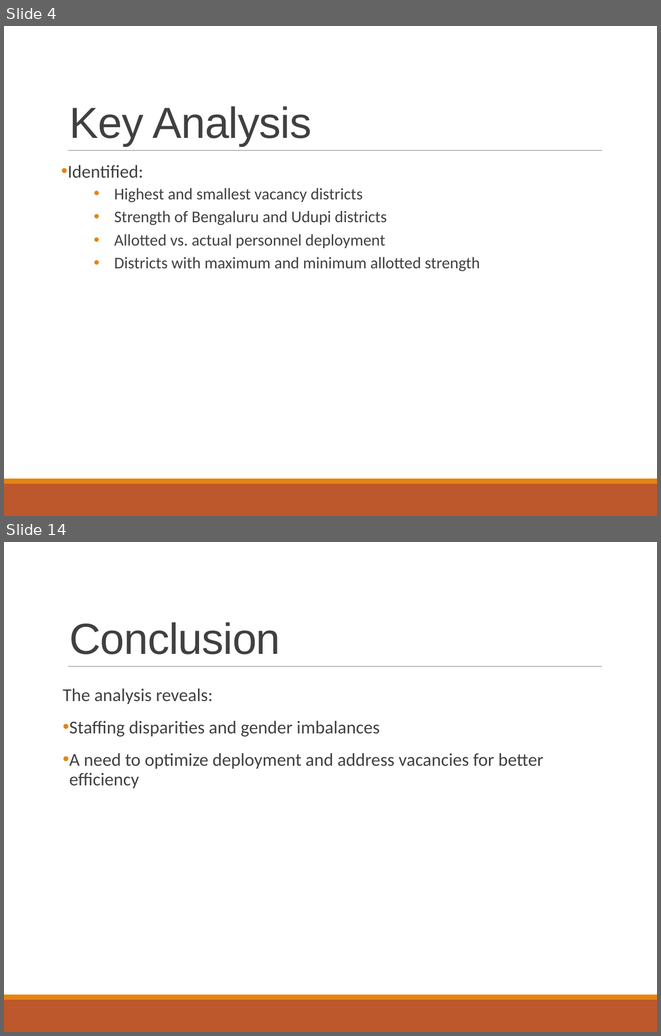
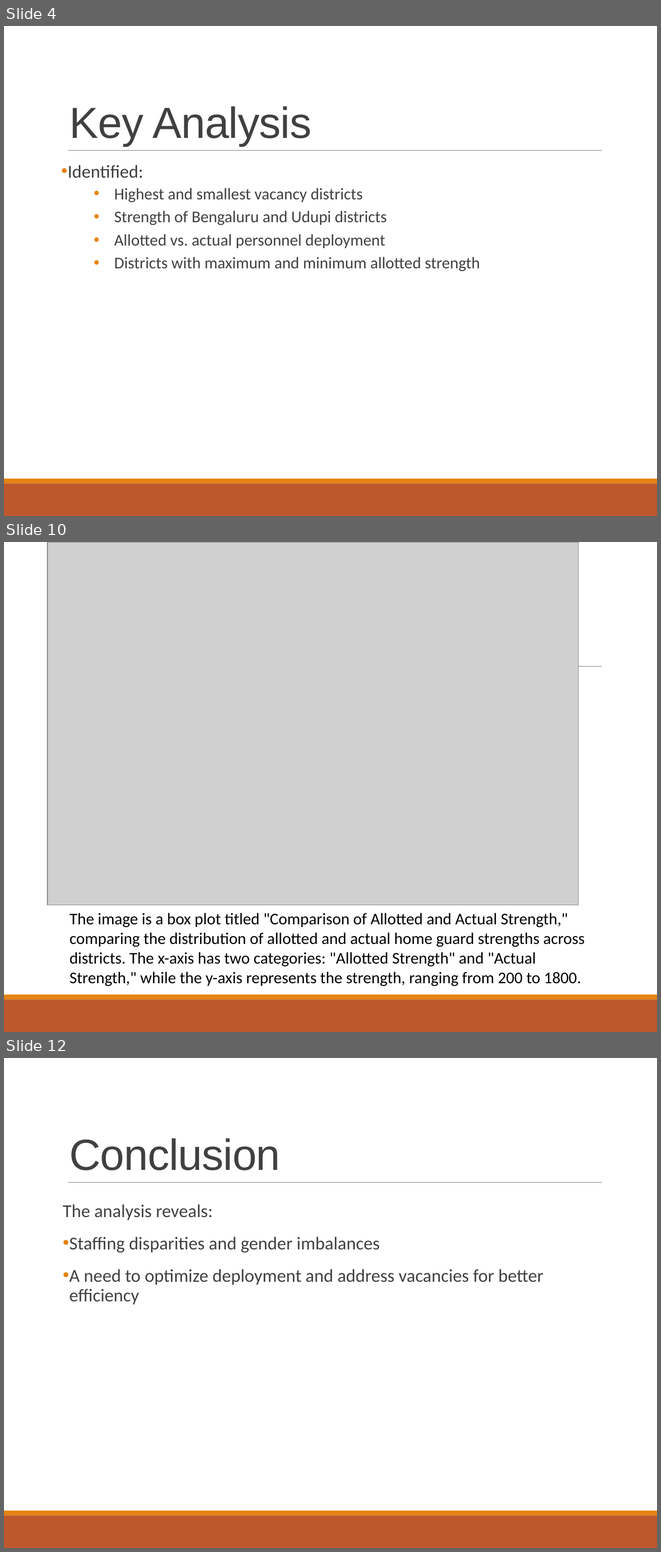
Before and after one commit to reddy1611/DataAnalytics_projects, a slide deck: 1_GovtDataset/Government_Dataset_Analysis.pptx. Shown one above the other, each under a label of ours: slides 4 and 14 before the commit, slides 4, 10 and 12 after it; the slides between them are not shown. The pictures are 661x1036 and 661x1552 pixels, drawn with LibreOffice and Linux fonts; fonts in the diff are those of the drawing; grey boxes stand for pictures. Boxes give left, top, right and bottom in pixels: in the first picture for what was removed or moved away, otherwise in the second. Text is boxed around its words. In the diff, an @@ line names an element or a change of style, - is before the commit and + after.

```diff
--- a/1_GovtDataset/Government_Dataset_Analysis.pptx
+++ b/1_GovtDataset/Government_Dataset_Analysis.pptx
@@ slide 10 added at bbox=[4, 542, 657, 1032], background #FFFFFF; not listed: 3 template elements that a slide beside it also shows @@
@@ picture added at bbox=[48, 542, 579, 905] @@
@@ text added at bbox=[70, 912, 584, 986], 18 pt, text #000000 @@
+The image is a box plot titled "Comparison of Allotted and Actual Strength," comparing the distribution of allotted and actual home guard strengths across districts. The x-axis has two categories: "Allotted Strength" and "Actual Strength," while the y-axis represents the strength, ranging from 200 to 1800.
@@ what was slide 14 is now slide 12 @@
```
Also in this commit, not shown: 5 slides changed, 2 other slides added, 5 slides removed.
